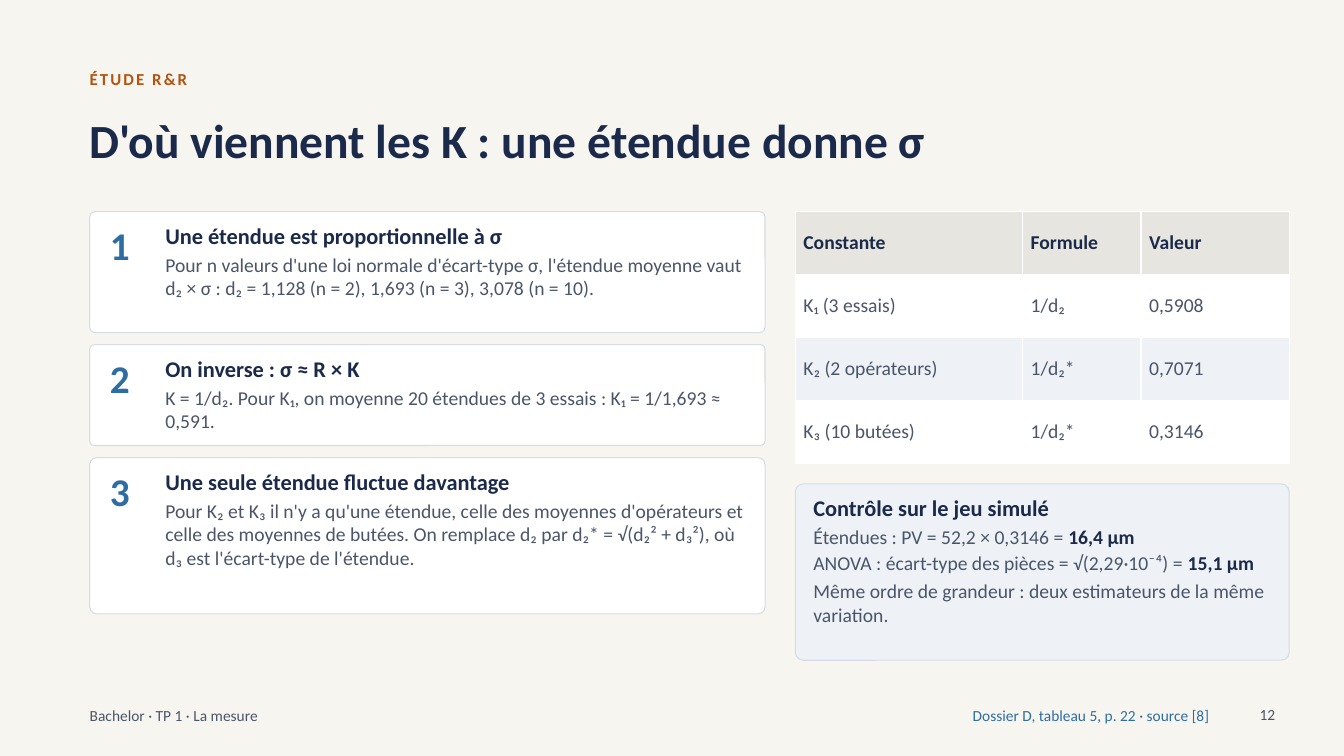
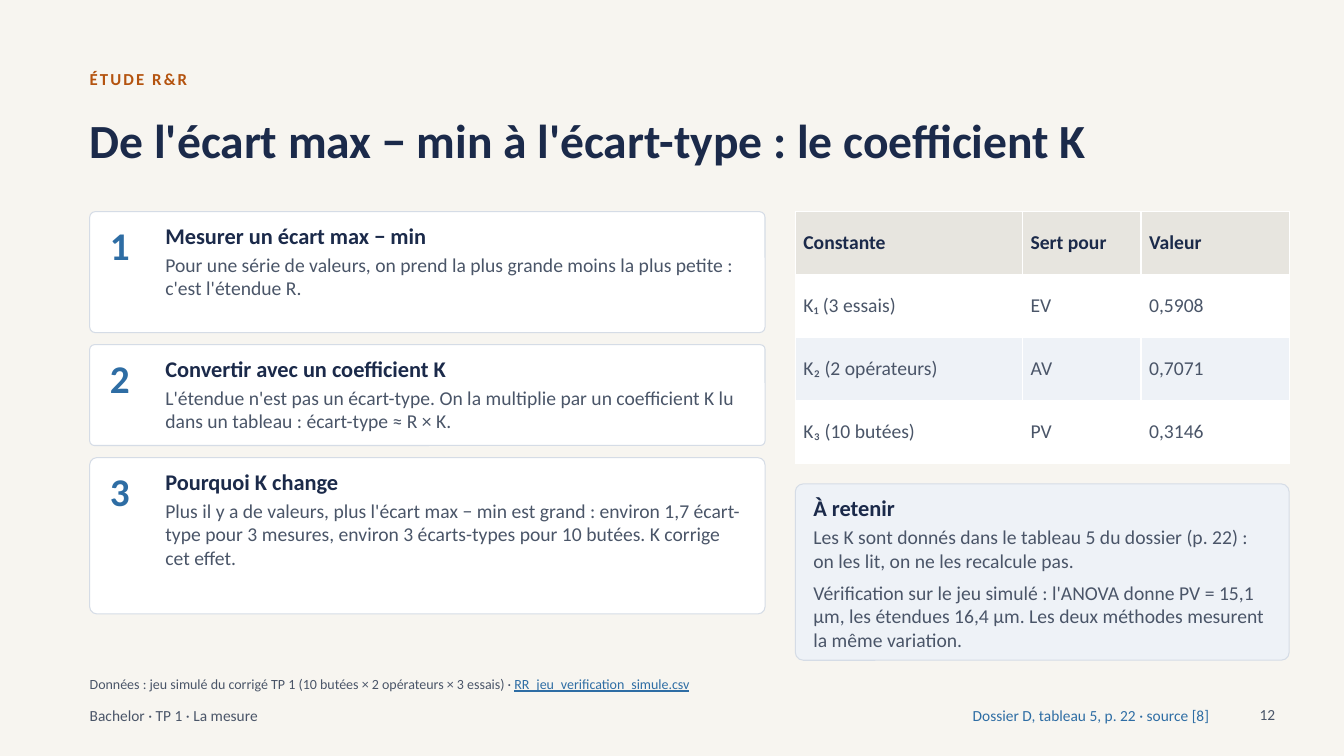
Before and after one commit to sjaubert/000_OI, a slide deck: slide 12 of SPC/Capabilite_SPC_Bachelor.pptx. Drawn at 1344x756 pixels with LibreOffice and Linux fonts; fonts in the diff are those of the drawing. Boxes give left, top, right and bottom in pixels: in the first picture for what was removed or moved away, otherwise in the second. Text is boxed around its words. In the diff, an @@ line names an element or a change of style, - is before the commit and + after.

```diff
--- a/SPC/Capabilite_SPC_Bachelor.pptx
+++ b/SPC/Capabilite_SPC_Bachelor.pptx
@@ title at (x1=90, y1=124, x2=1086, y2=166): text changed @@
-D'où viennent les K : une étendue donne σ
+De l'écart max − min à l'écart-type : le coefficient K
@@ text at (x1=165, y1=228, x2=723, y2=295): text changed @@
-Une étendue est proportionnelle à σ
-Pour n valeurs d'une loi normale d'écart-type σ, l'étendue moyenne vaut d₂ × σ : d₂ = 1,128 (n = 2), 1,693 (n = 3), 3,078 (n = 10).
+Mesurer un écart max − min
+Pour une série de valeurs, on prend la plus grande moins la plus petite : c'est l'étendue R.
@@ table at (x1=796, y1=212, x2=1290, y2=464) @@
-row 1, column 2: Formule
+row 1, column 2: Sert pour
-row 2, column 2: 1/d₂
+row 2, column 2: EV
-row 3, column 2: 1/d₂*
+row 3, column 2: AV
-row 4, column 2: 1/d₂*
+row 4, column 2: PV
@@ text at (x1=165, y1=361, x2=734, y2=431): text changed @@
-On inverse : σ ≈ R × K
-K = 1/d₂. Pour K₁, on moyenne 20 étendues de 3 essais : K₁ = 1/1,693 ≈ 0,591.
+Convertir avec un coefficient K
+L'étendue n'est pas un écart-type. On la multiplie par un coefficient K lu dans un tableau : écart-type ≈ R × K.
@@ text at (x1=165, y1=474, x2=740, y2=565): text changed @@
-Une seule étendue fluctue davantage
-Pour K₂ et K₃ il n'y a qu'une étendue, celle des moyennes d'opérateurs et celle des moyennes de butées. On remplace d₂ par d₂* = √(d₂² + d₃²), où d₃ est l'écart-type de l'étendue.
+Pourquoi K change
+Plus il y a de valeurs, plus l'écart max − min est grand : environ 1,7 écart-type pour 3 mesures, environ 3 écarts-types pour 10 butées. K corrige cet effet.
@@ text at (x1=813, y1=497, x2=1263, y2=647): text changed @@
-Contrôle sur le jeu simulé
-Étendues : PV = 52,2 × 0,3146 = 16,4 µm
-ANOVA : écart-type des pièces = √(2,29·10⁻⁴) = 15,1 µm
-Même ordre de grandeur : deux estimateurs de la même variation.
+À retenir
+Les K sont donnés dans le tableau 5 du dossier (p. 22) : on les lit, on ne les recalcule pas.
+Vérification sur le jeu simulé : l'ANOVA donne PV = 15,1 µm, les étendues 16,4 µm. Les deux méthodes mesurent la même variation.
@@ text added at (x1=90, y1=679, x2=689, y2=692), 10 pt, text #4A5568 @@
+Données : jeu simulé du corrigé TP 1 (10 butées × 2 opérateurs × 3 essais) · RR_jeu_verification_simule.csv
```
Also in this commit, not shown: 23 other slides changed.
